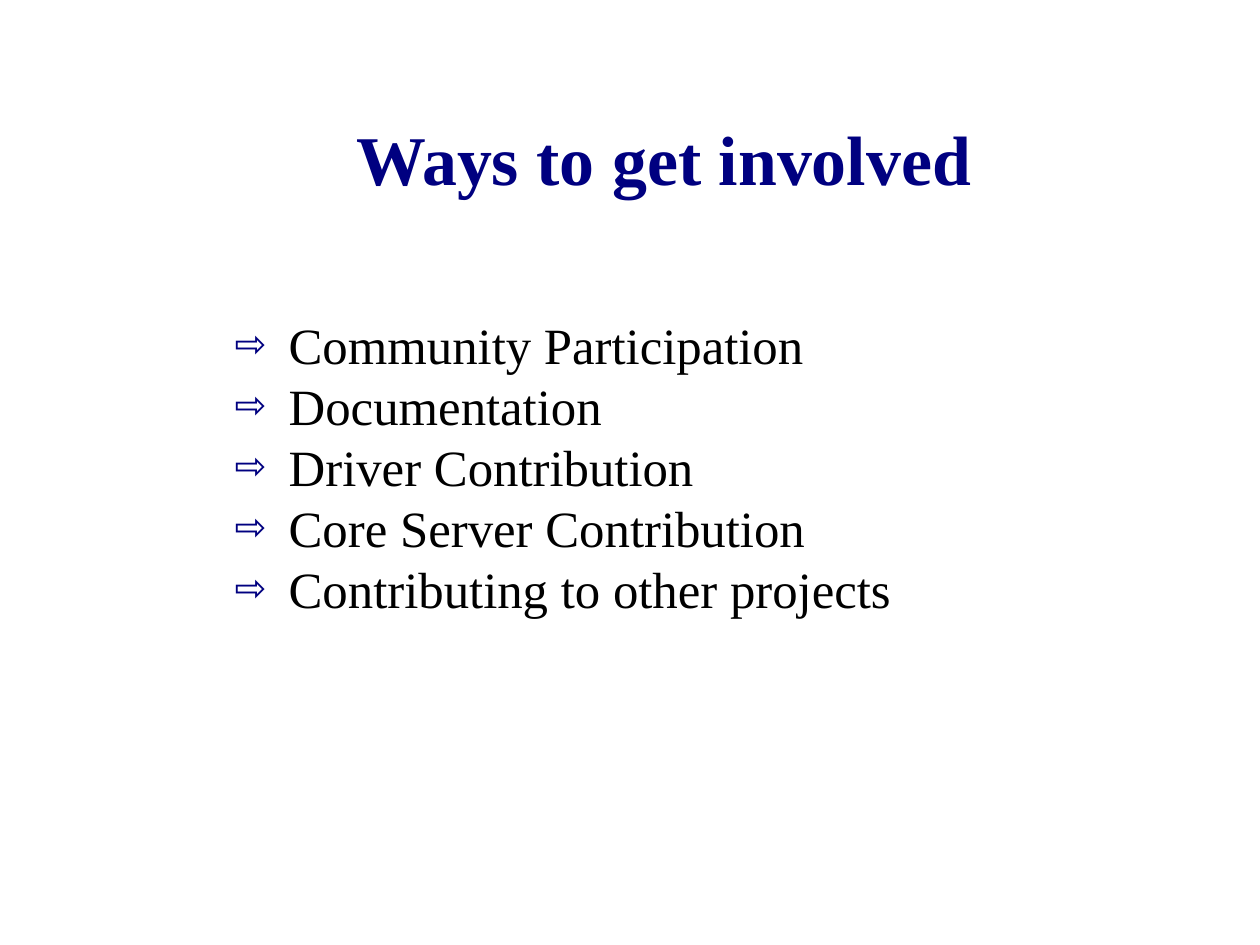
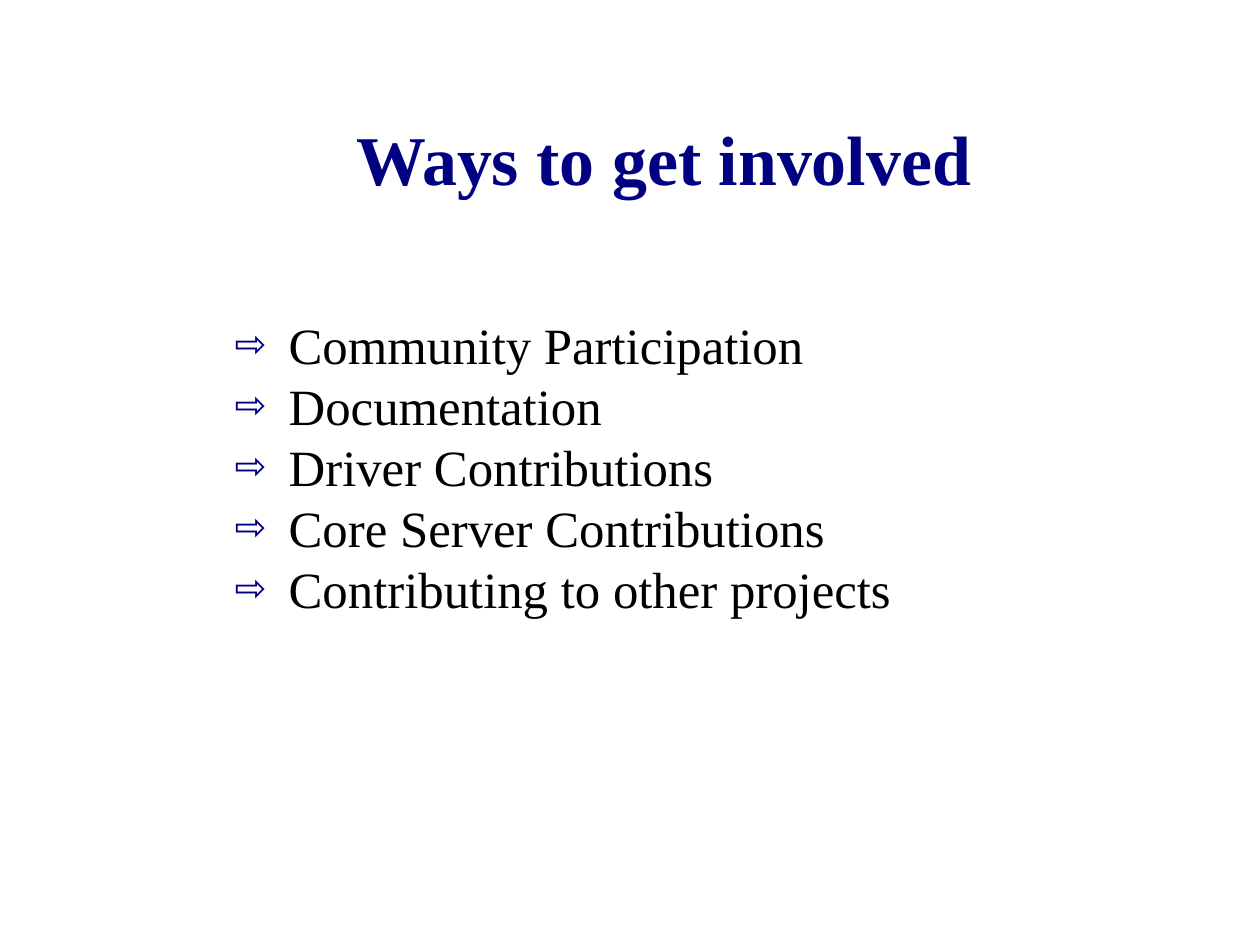
Before and after one commit to zippy1981/TalkMaterials, a slide deck: slide 6 of MongoDC/Tips for Getting Involved as a Contributor.odp (slide 5 before the commit). Drawn at 1260x945 pixels with LibreOffice and Linux fonts; fonts in the diff are those of the drawing; background and template pictures are left out. Boxes give left, top, right and bottom in pixels: in the first picture for what was removed or moved away, otherwise in the second. Text is boxed around its words. In the diff, an @@ line names an element or a change of style, - is before the commit and + after.

```diff
--- a/MongoDC/Tips for Getting Involved as a Contributor.odp
+++ b/MongoDC/Tips for Getting Involved as a Contributor.odp
@@ text at box(289, 450, 824, 548): text changed @@
-⇨ Driver Contribution
-⇨ Core Server Contribution
+⇨ Driver Contributions
+⇨ Core Server Contributions
```
Also in this commit, not shown: 3 other slides changed, 1 slide added.
